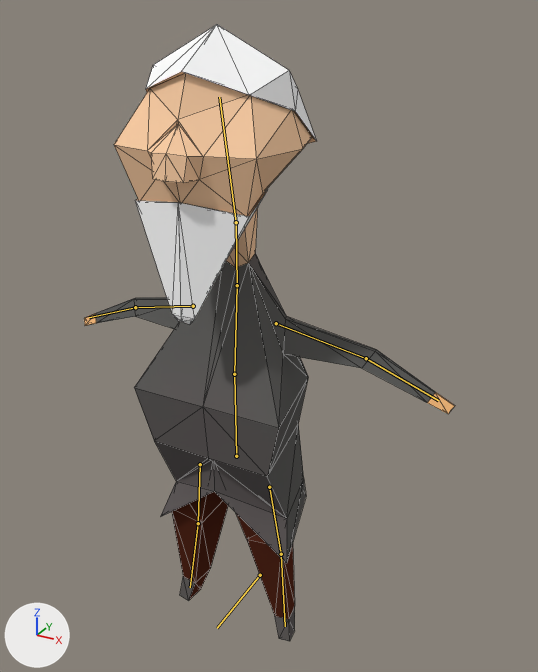
Renders of the Blender file The Overcoat/Assets/Models(blend)/Karakterler/armature1.blend from each side of a commit.
Rendered twice from a 50 mm lens placed at (1.07, -1.67, 1.93), pointed at (-0.07, 0.4, 0.9). Lighting does not change. The marker at lower left points along +X, +Y and +Z. The bones that bend it are drawn over the model as lines. Mesh edges are drawn as thin lines.
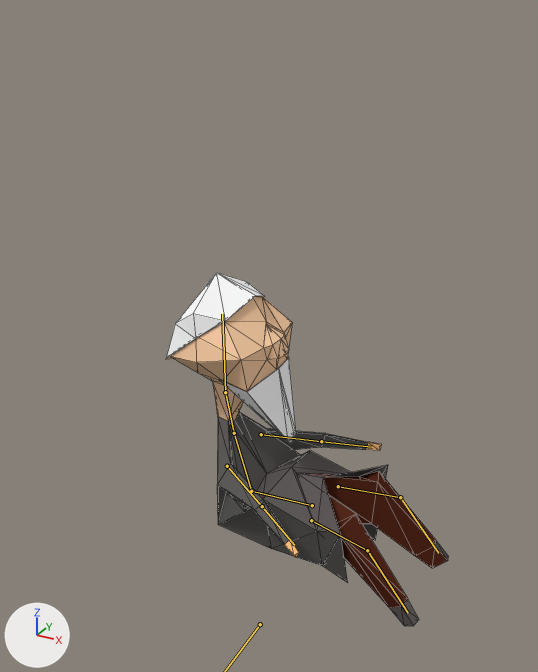
The newer file adds an action. The first version stands in its rest pose; the second is drawn at frame 62 of the action 'liyingDown'.

Location of each change, [x1, y1, x2, y2] in pixels of the pictures (538 x 672 px):
```json
{"object": "Cube.000", "change": "posed", "before": [84, 24, 455, 642], "after": [166, 273, 448, 626], "on screen": "24% narrower, 43% shorter"}
{"bone": "Torso", "before": "(236, 456) to (234, 374)", "after": "(312, 505) to (251, 491)"}
{"bone": "Chest", "before": "(234, 374) to (237, 285)", "after": "(251, 491) to (234, 433)"}
```

The change, as JSON lines over the scene's bpy script:
```json
{"block": "bone_torso", "where": "bone_torso = bpy.data.objects['Armature'].pose.bones['Torso']"}
{"op": "set", "path": "bone_torso.location", "old": "(0.0, 0.0, 0.0)", "new": "(-0.006, -0.872, -0.897)"}
{"op": "set", "path": "bone_torso.rotation_quaternion", "old": "(1.0, 0.0, 0.0, 0.0)", "new": "(0.477, -0.522, 0.477, 0.522)", "note": "degrees (0, 0, 0) -> degrees (-95, 90, 0)"}
{"block": "bone_chest", "where": "bone_chest = bpy.data.objects['Armature'].pose.bones['Chest']  # child of 'Torso'"}
{"op": "set", "path": "bone_chest.location", "old": "(0.0, 0.0, 0.0)", "new": "(-0.445, -0.036, 0.404)"}
{"op": "set", "path": "bone_chest.rotation_quaternion", "old": "(1.0, 0.0, 0.0, 0.0)", "new": "(0.703, -0.074, 0.694, 0.135)", "note": "degrees (0, 0, 0) -> degrees (73, 85, 90)"}
{"block": "bone_handik_r", "where": "bone_handik_r = bpy.data.objects['Armature'].pose.bones['HandIK.R']"}
{"op": "set", "path": "bone_handik_r.location", "old": "(0.0, 0.0, 0.0)", "new": "(-1.987, 0.89, -0.327)"}
{"op": "set", "path": "bone_handik_r.rotation_quaternion", "old": "(1.0, 0.0, 0.0, 0.0)", "new": "(0.707, 0.228, -0.325, 0.585)", "note": "degrees (0, 0, 0) -> degrees (-5, -47, 81)"}
{"block": "bone_footik_r", "where": "bone_footik_r = bpy.data.objects['Armature'].pose.bones['FootIK.R']"}
{"op": "set", "path": "bone_footik_r.location", "old": "(0.0, 0.0, 0.0)", "new": "(-0.439, -1.24, -0.262)"}
{"op": "set", "path": "bone_footik_r.rotation_quaternion", "old": "(1.0, 0.0, 0.0, 0.0)", "new": "(0.707, 0.0, 0.0, 0.707)", "note": "degrees (0, 0, 0) -> degrees (0, 0, 90)"}
{"block": "bone_legik_r", "where": "bone_legik_r = bpy.data.objects['Armature'].pose.bones['LegIK.R']"}
{"op": "set", "path": "bone_legik_r.location", "old": "(0.0, 0.0, 0.0)", "new": "(-0.161, 0.559, -0.175)"}
{"op": "set", "path": "bone_legik_r.rotation_quaternion", "old": "(1.0, 0.0, 0.0, 0.0)", "new": "(0.707, -0.488, 0.02, 0.512)", "note": "degrees (0, 0, 0) -> degrees (-52, 32, 56)"}
{"block": "bone_floor", "where": "bone_floor = bpy.data.objects['Armature'].pose.bones['Floor']"}
{"op": "set", "path": "bone_floor.location", "old": "(0.0, 0.0, 0.0)", "new": "(0.0, 0.0, 0.36)"}
{"block": "bone_handik_l", "where": "bone_handik_l = bpy.data.objects['Armature'].pose.bones['HandIK.L']"}
{"op": "set", "path": "bone_handik_l.location", "old": "(0.0, 0.0, 0.0)", "new": "(1.036, -0.872, -1.678)"}
{"op": "set", "path": "bone_handik_l.rotation_quaternion", "old": "(1.0, 0.0, 0.0, 0.0)", "new": "(0.707, -0.228, -0.325, 0.585)", "note": "degrees (0, 0, 0) -> degrees (-46, -11, 84)"}
{"block": "bone_footik_l", "where": "bone_footik_l = bpy.data.objects['Armature'].pose.bones['FootIK.L']"}
{"op": "set", "path": "bone_footik_l.location", "old": "(0.0, 0.0, 0.0)", "new": "(-1.02, -0.659, -0.262)"}
{"op": "set", "path": "bone_footik_l.rotation_quaternion", "old": "(1.0, 0.0, 0.0, 0.0)", "new": "(0.707, 0.0, 0.0, 0.707)", "note": "degrees (0, 0, 0) -> degrees (0, 0, 90)"}
{"block": "bone_legik_l", "where": "bone_legik_l = bpy.data.objects['Armature'].pose.bones['LegIK.L']"}
{"op": "set", "path": "bone_legik_l.location", "old": "(0.0, 0.0, 0.0)", "new": "(0.177, 0.071, 0.166)"}
{"op": "set", "path": "bone_legik_l.rotation_quaternion", "old": "(1.0, 0.0, 0.0, 0.0)", "new": "(0.707, -0.488, 0.02, 0.511)", "note": "degrees (0, 0, 0) -> degrees (-52, 32, 56)"}
```
